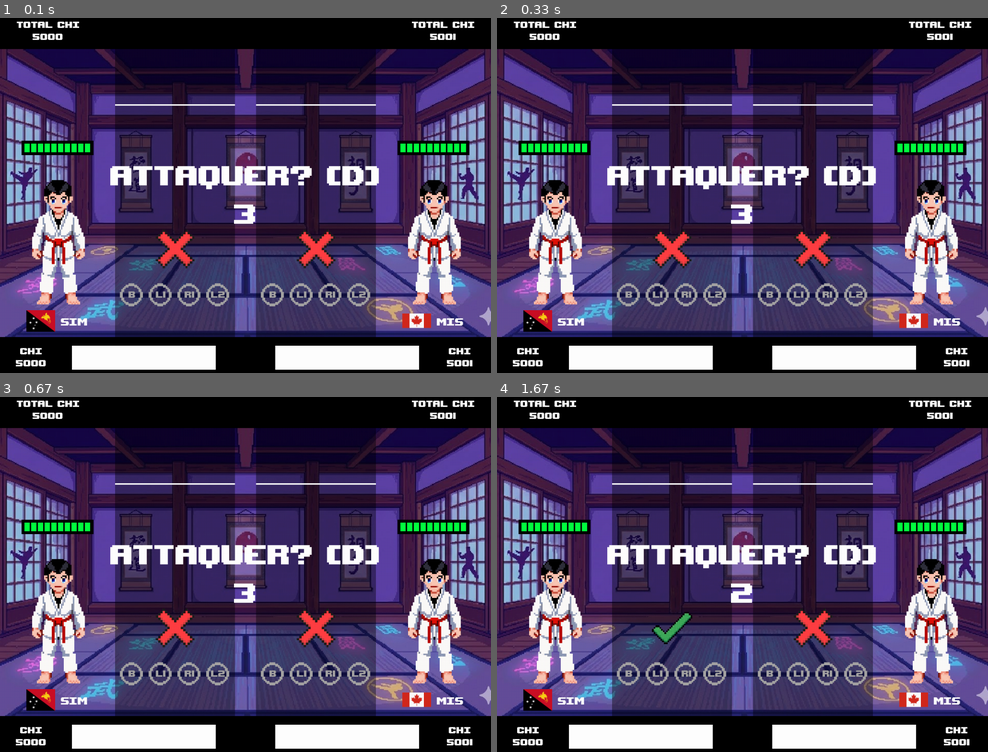
Above: before the commit, frames 1-4 (two rows, left to right).
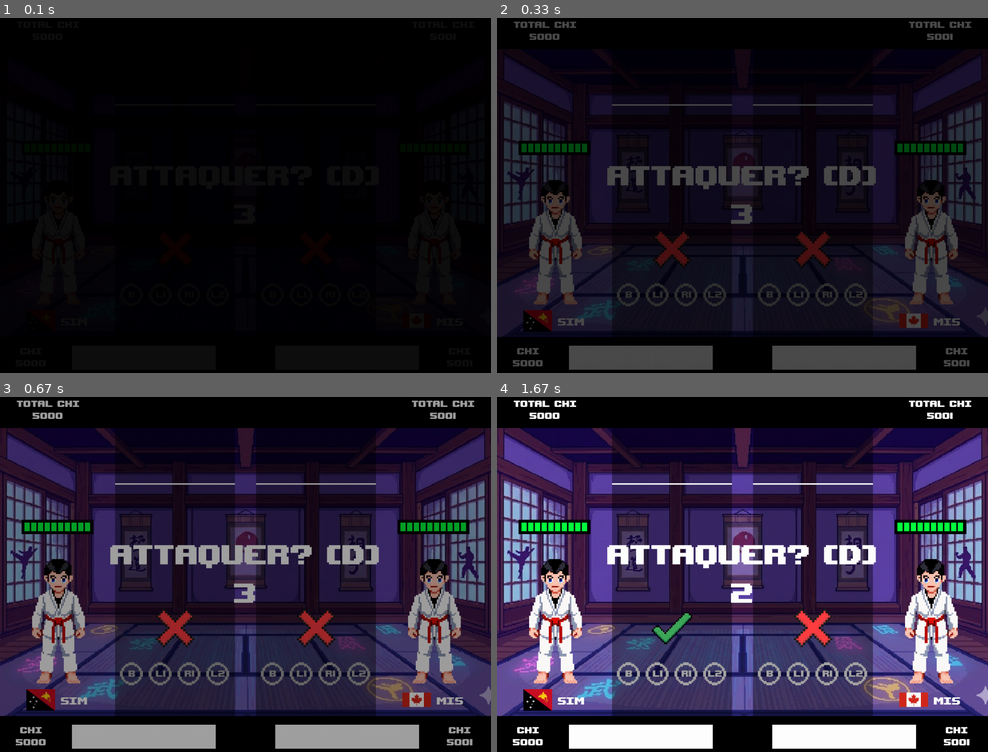
Above: after the commit, the same moments.

Repository: Supersllol/JeuArcade
Game: pygame game, started from AA_olympe.py
Two runs of this game, one before a commit and one after it. Both use one fixed random seed, a clock stepped at 60 frames per second and the inputs below.
Inputs:
- Up to frame 1 (0.1 s): no input
- Up to frame 2 (0.33 s): no input
- Up to frame 3 (0.67 s): hold Right from 0.33 s (still down)
- Up to frame 4 (1.67 s): release Right at 0.8 s; tap J at 0.83 s

The runs differ from the first frame. In frame 1, 85% of the frame differs, in the area x 0-100%, y 0-100%; in frame 2, 84%; in frame 3, 66%; in frame 4, nothing differs.

Commit message:
Fade in pour tout le monde lesss goooo

Diff:
--- a/AA/AA_scenes/sceneClass.py
+++ b/AA/AA_scenes/sceneClass.py
@@ -45,6 +45,11 @@
             # Debug: print any newly active axes
             # if newAxes: print(f"{i} : {newAxes}")
 
+        if self._finished:
+            self.fadeoutScene()
+        else:
+            self.fadeinScene()
+
         # Update input manager snapshot AFTER processing inputs so that
         # getBtnsPressed/getAxesActive detect rising edges relative to the
         # previously-stored state. Call once per frame.
--- a/AA/AA_scenes/splashScene.py
+++ b/AA/AA_scenes/splashScene.py
@@ -34,13 +34,6 @@
         if self._stateTimer.elapsed() >= self.display_duration and not self._finished:
             self._stateTimer.stop()
             self._finished = True
-
-        # Fade-out effect if finished
-
-        if self._finished:
-            self.fadeoutScene()
-        else:
-            self.fadeinScene()
 
         # Call parent loop to handle input and quitting
         return super().loopScene(events)
Not shown, changed: AA/TO-DO.md
